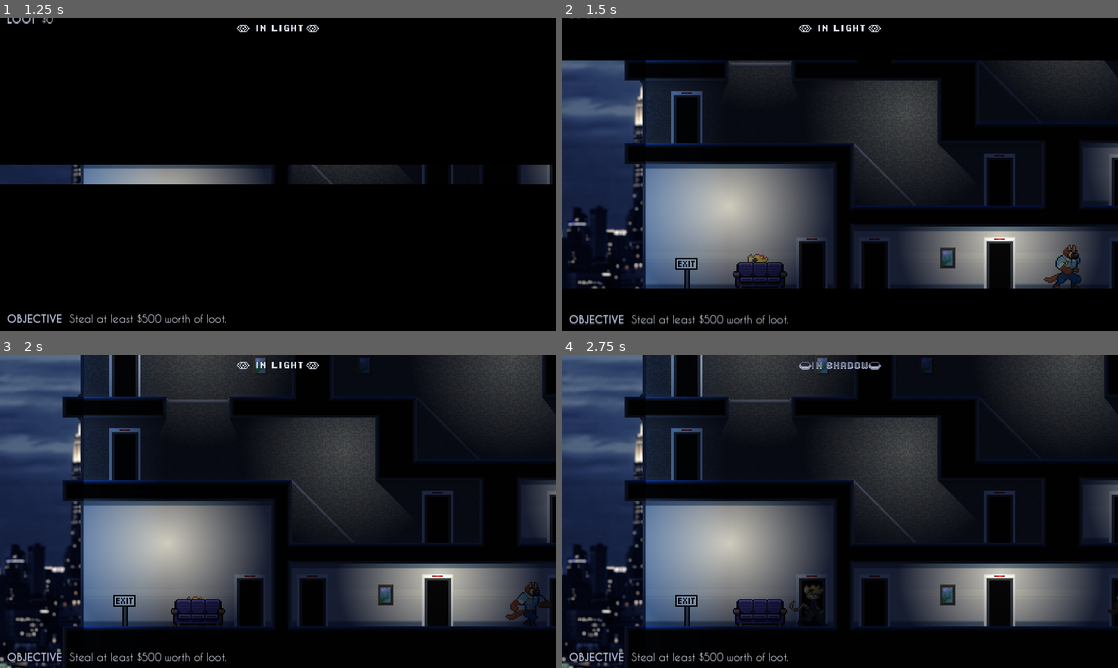
Above: before the commit, frames 1-4 (two rows, left to right).
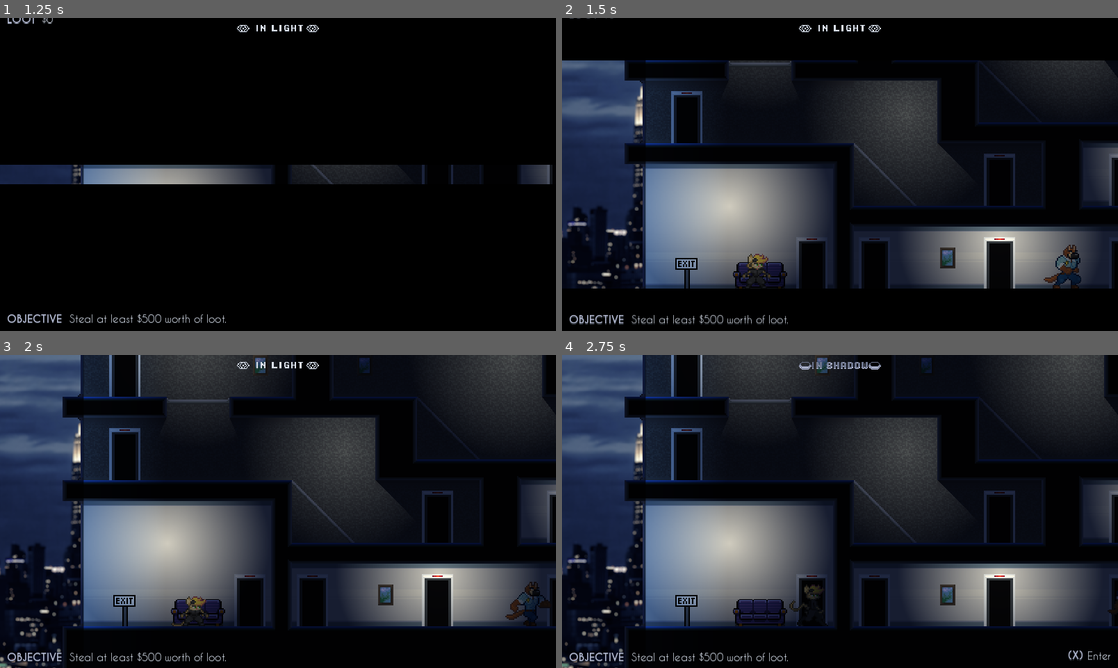
Above: after the commit, the same moments.

Repository: adamscott/catburglar
Game: Godot game, scene res://scenes/title_screen.tscn
Same seed, same stepped clock (60 frames per second), same inputs: the game is played once before the commit and once after it. Sound files missing from this copy of the repository are replaced by a short silence.
Inputs:
- Up to frame 1 (1.25 s): tap Enter (pause) at 0.5 s; hold Right (right) from 0.53 s (still down); hold X (interact) from 0.53 s (still down)
- Up to frame 2 (1.5 s): release Right (right) at 1.28 s; release X (interact) at 1.28 s; hold Down (down) from 1.28 s (still down); tap X (interact) at 1.35 s
- Up to frame 3 (2 s): keep holding Down (down)
- Up to frame 4 (2.75 s): release Down (down) at 2.03 s; hold Right (right) from 2.03 s (still down); hold C (shoot) from 2.03 s (still down); tap X (interact) at 2.3 s

Frame 1 is identical in both runs. In frame 2, 0.2% of the frame differs, in the area x 32-38%, y 78-87%; in frame 3, 0.2%, in the area x 31-38%, y 78-87%; in frame 4, less than 0.1%.

Commit message:
Make hacking better

Diff:
--- /dev/null
+++ b/game/objects/computer.gd
@@ -0,0 +1,3 @@
+extends Area2D
+
+var hacked : bool = false
--- a/game/objects/computer.tscn
+++ b/game/objects/computer.tscn
@@ -1,6 +1,7 @@
-[gd_scene load_steps=3 format=3 uid="uid://b8rgrlge5sx1q"]
+[gd_scene load_steps=4 format=3 uid="uid://b8rgrlge5sx1q"]
 
 [ext_resource type="Texture2D" uid="uid://cyejyf4ltgwng" path="res://sprites/computer.png" id="1_npuqv"]
+[ext_resource type="Script" path="res://objects/computer.gd" id="1_yp02d"]
 
 [sub_resource type="RectangleShape2D" id="RectangleShape2D_xmtw2"]
 size = Vector2(16, 16)
@@ -9,6 +10,7 @@
 z_index = -2
 collision_layer = 4
 collision_mask = 0
+script = ExtResource("1_yp02d")
 
 [node name="Sprite2D" type="Sprite2D" parent="."]
 texture_filter = 1
--- a/game/objects/hud.gd
+++ b/game/objects/hud.gd
@@ -20,6 +20,8 @@
 @onready var dialogue_line : Label = $Dialogue/Label_Line
 @onready var hint : Control = $Hint
 @onready var hint_line : Label = $Hint/Label_Line
+@onready var prompt : Control = $Prompt
+@onready var prompt_action : Label = $Prompt/Label_Action
 @onready var timer_hide_hint : Timer = $Timer_HideHint
 @onready var audio_vo : AudioStreamPlayer = $Audio_VO
 
@@ -36,11 +38,11 @@
 signal dialogue_finished
 
 func _on_minigame_succeeded() -> void:
-	minigame.hide()
+	create_tween().set_ease(Tween.EASE_IN).set_trans(Tween.TRANS_SINE).tween_property(minigame, "position:x", 1440, 0.5)
 	emit_signal("minigame_succeeded")
 
 func _on_minigame_failed() -> void:
-	minigame.hide()
+	create_tween().set_ease(Tween.EASE_IN).set_trans(Tween.TRANS_SINE).tween_property(minigame, "position:x", 1440, 0.5)
 	emit_signal("minigame_failed")
 
 func _on_audio_vo_finished() -> void:
@@ -56,7 +58,7 @@
 
 func start_minigame() -> void:
 	minigame.start()
-	minigame.show()
+	create_tween().set_ease(Tween.EASE_OUT).set_trans(Tween.TRANS_SINE).tween_property(minigame, "position:x", 1088, 0.5)
 
 func start_dialogue(which : String) -> void:
 	dialogue_line.text = Dialogues.get_dialogue_line(which)
@@ -71,6 +73,14 @@
 		create_tween().tween_property(hint, "modulate", Color.WHITE, 0.25)
 		GameProgress.hint_shown(which)
 		timer_hide_hint.start()
+
+func set_prompt(vis : bool, action : String) -> void:
+	if playing_dialogue:
+		prompt.visible = true
+		prompt_action.text = &"Skip"
+	else:
+		prompt.visible = vis
+		prompt_action.text = action
 
 func do_game_over() -> void:
 	game_over = true
--- a/game/objects/hud.tscn
+++ b/game/objects/hud.tscn
@@ -209,9 +209,40 @@
 horizontal_alignment = 2
 autowrap_mode = 2
 
+[node name="Prompt" type="HBoxContainer" parent="."]
+offset_left = 760.0
+offset_top = 672.0
+offset_right = 1264.0
+offset_bottom = 712.0
+theme_override_constants/separation = 10
+alignment = 2
+
+[node name="Label_Button" type="Label" parent="Prompt"]
+texture_filter = 1
+layout_mode = 2
+theme_override_colors/font_color = Color(0.701961, 0.72549, 0.819608, 1)
+theme_override_colors/font_shadow_color = Color(0.2, 0.223529, 0.254902, 1)
+theme_override_constants/shadow_offset_x = 0
+theme_override_constants/shadow_offset_y = 2
+theme_override_constants/shadow_outline_size = 0
+theme_override_fonts/font = ExtResource("7_qhic6")
+theme_override_font_sizes/font_size = 24
+text = "(X)"
+
+[node name="Label_Action" type="Label" parent="Prompt"]
+texture_filter = 1
+layout_mode = 2
+theme_override_colors/font_color = Color(0.854902, 0.878431, 0.917647, 1)
+theme_override_colors/font_shadow_color = Color(0.2, 0.223529, 0.254902, 1)
+theme_override_constants/shadow_offset_x = 0
+theme_override_constants/shadow_offset_y = 2
+theme_override_constants/shadow_outline_size = 0
+theme_override_fonts/font = ExtResource("8_ererx")
+theme_override_font_sizes/font_size = 24
+text = "Interact"
+
 [node name="Minigame" parent="." instance=ExtResource("9_nlp0m")]
-visible = false
-position = Vector2(1088, 560)
+position = Vector2(1440, 560)
 scale = Vector2(4, 4)
 
 [node name="Greyout" type="ColorRect" parent="."]
--- a/game/objects/player.gd
+++ b/game/objects/player.gd
@@ -32,6 +32,7 @@
 var current_state : int = State.NORMAL
 var anim_index : float = 0.0
 var door_destination : Vector2
+var last_computer_used : Node2D
 
 var facing : Vector2 = Vector2.RIGHT
 var roll_distance : float
@@ -60,6 +61,8 @@
 
 # This function assumes that we'll never be overlapping two or more interactables at once
 func get_interact_action_label() -> String:
+	if ignore_inputs or current_state != State.NORMAL:
+		return &""
 	var interactables : Array[Area2D] = area_interact.get_overlapping_areas()
 	for interactable in interactables:
 		if interactable.is_in_group(&"stealable"):
@@ -70,7 +73,7 @@
 			return &"Enter"
 		elif interactable.is_in_group(&"level_exit"):
 			return &"Escape"
-		elif interactable.is_in_group(&"computer"):
+		elif interactable.is_in_group(&"computer") and !interactable.hacked:
 			return &"Hack"
 		elif interactable.is_in_group(&"readable"):
 			return &"Read"
@@ -97,9 +100,11 @@
 	anim_index = 0.0
 	emit_signal(&"caught")
 
-func stop_hacking() -> void:
+func stop_hacking(success : float) -> void:
 	current_state = State.NORMAL
 	anim_index = 0.0
+	if success:
+		last_computer_used.hacked = true
 
 func enter_pipe(journey : Array, source : Node2D, destination : Node2D, exit_facing : Vector2) -> void:
 	pipe_path_points = journey
@@ -134,10 +139,12 @@
 			current_state = State.ENTERING_DOOR
 			anim_index = 0.0
 		elif interactable.is_in_group(&"computer"):
-			global_position = interactable.global_position
-			current_state = State.HACKING
-			anim_index = 0.0
-			emit_signal(&"started_hacking")
+			if !interactable.hacked:
+				global_position = interactable.global_position
+				current_state = State.HACKING
+				anim_index = 0.0
+				last_computer_used = interactable
+				emit_signal(&"started_hacking")
 		else:
 			interactable.interact()
 			current_state = State.SWIPING
--- a/game/scenes/levels/level1.tscn
+++ b/game/scenes/levels/level1.tscn
@@ -79,7 +79,7 @@
 position = Vector2(64, 704)
 offset = Vector2(0, -32)
 limit_left = -64
-limit_top = 288
+limit_top = 304
 limit_right = 768
 limit_bottom = 768
 player = NodePath("../Player")
@@ -313,21 +313,25 @@
 position = Vector2(416, 640)
 
 [node name="Furniture1" type="Sprite2D" parent="Furniture"]
+z_index = -2
 texture_filter = 1
 position = Vector2(450, 684)
 texture = SubResource("AtlasTexture_ivaun")
 
 [node name="Furniture2" type="Sprite2D" parent="Furniture"]
+z_index = -2
 texture_filter = 1
 position = Vector2(88, 692)
 texture = SubResource("AtlasTexture_ckmdp")
 
 [node name="Furniture3" type="Sprite2D" parent="Furniture"]
+z_index = -2
 texture_filter = 1
 position = Vector2(616, 372)
 texture = SubResource("AtlasTexture_dfrwb")
 
 [node name="Furniture4" type="Sprite2D" parent="Furniture"]
+z_index = -2
 texture_filter = 1
 position = Vector2(624, 330)
 texture = SubResource("AtlasTexture_fkadl")
@@ -337,6 +341,7 @@
 light_range = 80.0
 
 [node name="Furniture5" type="Sprite2D" parent="Furniture"]
+z_index = -2
 texture_filter = 1
 position = Vector2(504, 329)
 texture = SubResource("AtlasTexture_fkadl")
@@ -433,7 +438,7 @@
 
 [node name="DialogueTrigger2" parent="Dialogues" instance=ExtResource("16_rs7w6")]
 position = Vector2(32, 448)
-slug = "level1_guard"
+slug = "level1_camera"
 
 [node name="CollisionShape2D" type="CollisionShape2D" parent="Dialogues/DialogueTrigger2"]
 shape = SubResource("RectangleShape2D_58lti")
--- a/game/scripts/level_controller.gd
+++ b/game/scripts/level_controller.gd
@@ -35,13 +35,17 @@
 	scenario._on_loot_value_changed(GameProgress.loot)
 
 func _on_hud_minigame_succeeded() -> void:
-	player.stop_hacking()
+	player.stop_hacking(true)
 
 func _on_hud_minigame_failed() -> void:
-	player.stop_hacking()
+	player.stop_hacking(false)
 
 func play_dialogue(which : String) -> void:
 	if not GameProgress.is_dialogue_played(which):
 		hud.start_dialogue(which)
 		GameProgress.dialogue_played(which)
 		player.ignore_inputs = true
+
+func _physics_process(delta : float) -> void:
+	var interact_label : String = player.get_interact_action_label()
+	hud.set_prompt(interact_label != &"", interact_label)
